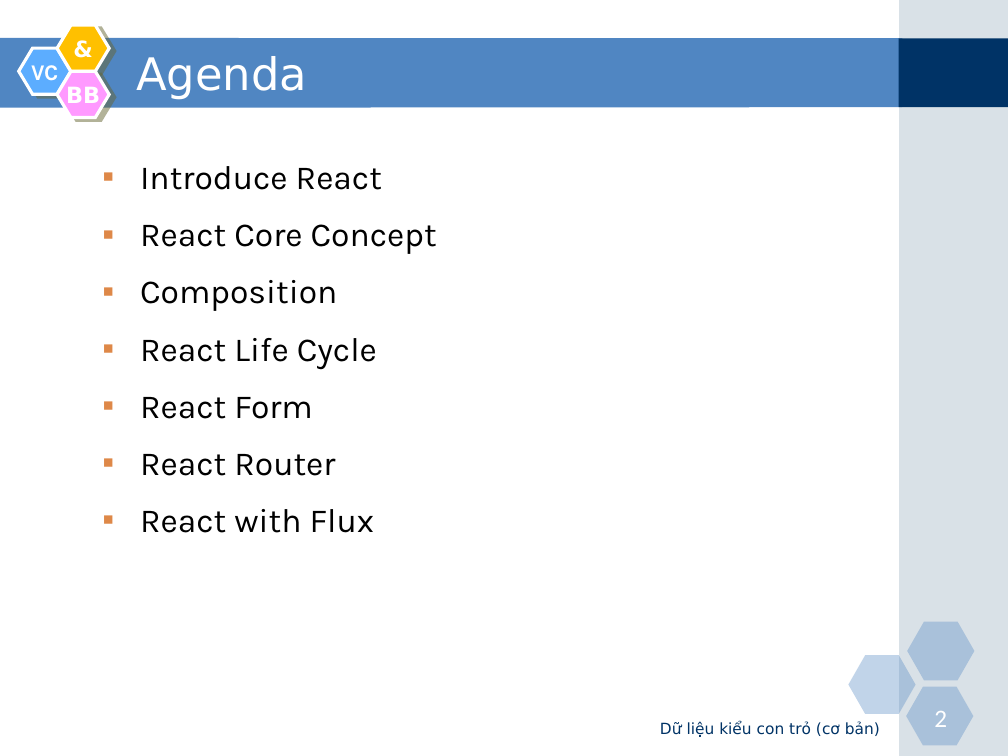
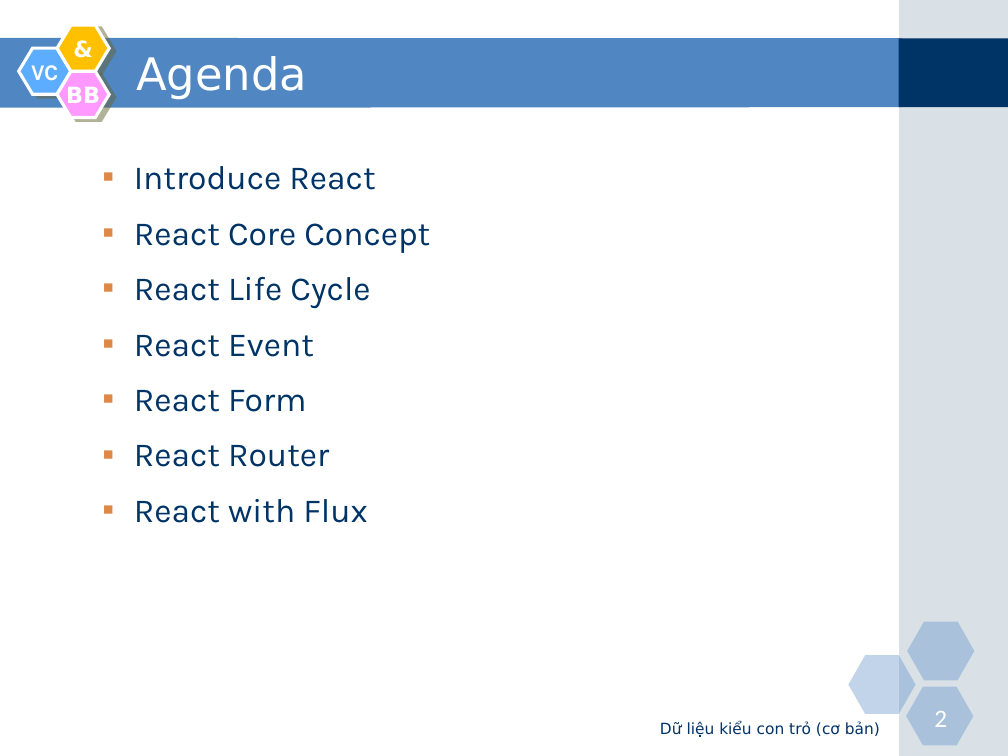
Before and after one commit to nguyenminhtiend/React-Document, a slide deck: slide 2 of React_Slide.pptx. Drawn at 1008x756 pixels with LibreOffice and Linux fonts; fonts in the diff are those of the drawing. Boxes give left, top, right and bottom in pixels: in the first picture for what was removed or moved away, otherwise in the second. Text is boxed around its words. In the diff, an @@ line names an element or a change of style, - is before the commit and + after.

```diff
--- a/React_Slide.pptx
+++ b/React_Slide.pptx
@@ text at (134, 166, 430, 523): text colour #000000 to #003366 in "Introduce React", "React Core Concept", "React Life Cycle", "React Form" and 2 more places; indent changed; less space between paragraphs @@
@@ text at (140, 280, 337, 311): paragraph removed @@
-  ▪ Composition
@@ text at (134, 335, 314, 357): paragraph added @@
+  ▪ React Event
```
Also in this commit, not shown: 1 other slide changed, 3 slides added.
